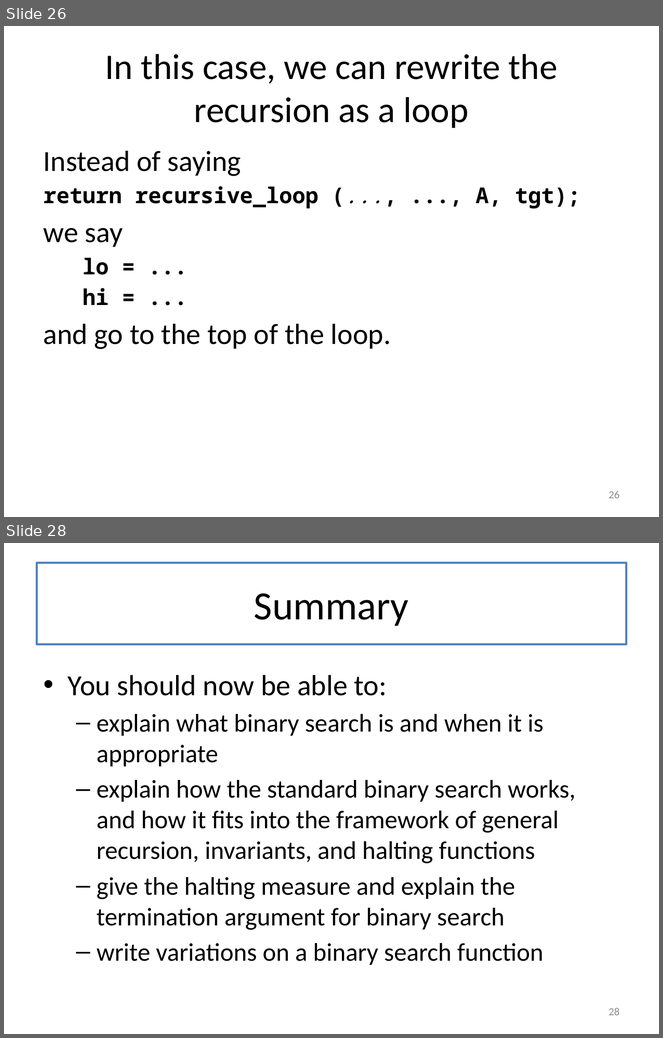
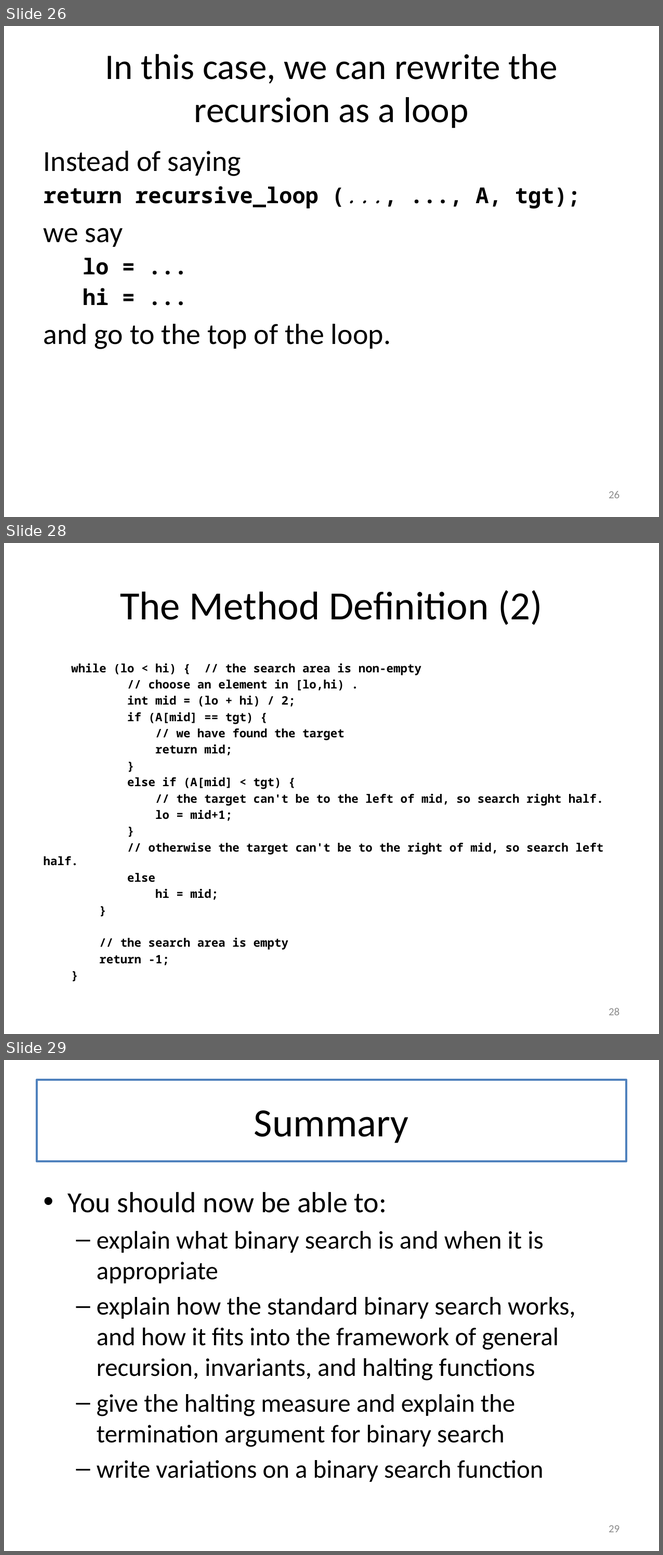
Before and after one commit to mwand/cs5010f17, a slide deck: Slides/Lesson 8.2 Binary Search.pptx. Shown one above the other, each under a label of ours: slides 26 and 28 before the commit, slides 26, 28 and 29 after it; the slides between them are not shown. The pictures are 663x1038 and 663x1555 pixels, drawn with LibreOffice and Linux fonts; fonts in the diff are those of the drawing. Boxes give left, top, right and bottom in pixels: in the first picture for what was removed or moved away, otherwise in the second. Text is boxed around its words. In the diff, an @@ line names an element or a change of style, - is before the commit and + after.

```diff
--- a/Slides/Lesson 8.2 Binary Search.pptx
+++ b/Slides/Lesson 8.2 Binary Search.pptx
@@ slide 28 added at (4, 543, 659, 1034), background #FFFFFF @@
@@ title added at (37, 563, 626, 644), fill #FFFFFF, outline #4F81BD 2 pt, 44 pt, text #000000 @@
+The Method Definition (2)
@@ text added at (44, 663, 604, 966), 12.8 pt, text #000000, bold @@
+while (lo < hi) { // the search area is non-empty
+// choose an element in [lo,hi) .
+int mid = (lo + hi) / 2;
+if (A[mid] == tgt) {
+// we have found the target
+return mid;
+}
+else if (A[mid] < tgt) {
+// the target can't be to the left of mid, so search right half.
+lo = mid+1;
+}
+// otherwise the target can't be to the right of mid, so search left half.
+else
+hi = mid;
+}
+// the search area is empty
+return -1;
+}
@@ page number added at (609, 1008, 620, 1016), 12 pt, text #8C8C8C @@
+28
@@ what was slide 28 is now slide 29 @@
@@ page number at (609, 1525, 620, 1533): text changed @@
-28
+29
```
Also in this commit, not shown: 2 slides changed, 1 other file.
